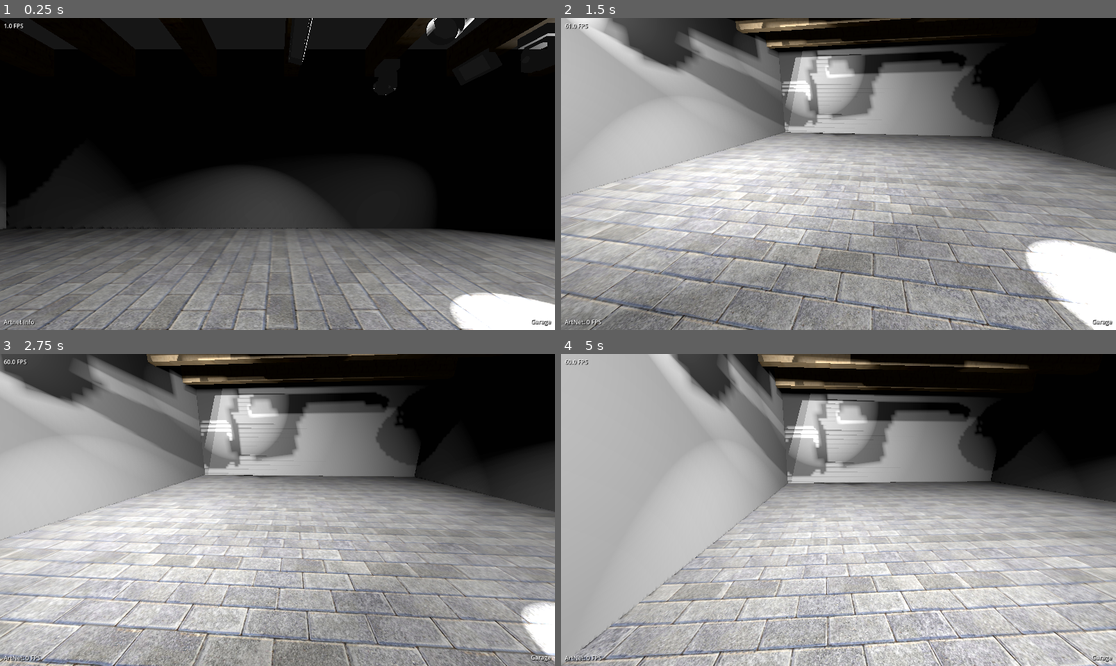
Above: before the commit, frames 1-4 (two rows, left to right).
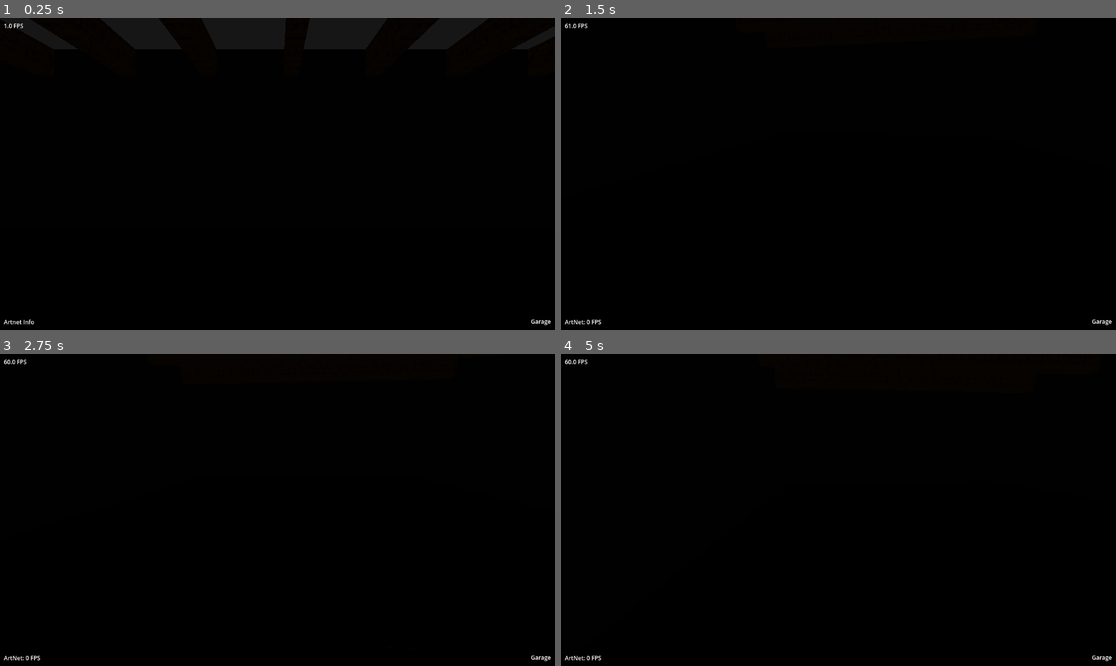
Above: after the commit, the same moments.

Repository: Loewe111/loe-vis-dmx
Game: Godot game, scene res://locations/garage.tscn
The game is run twice, just before and just after one commit, with the same random seed, the same clock (stepped at 60 frames per second) and the same inputs.
Inputs:
- Up to frame 1 (0.25 s): no input
- Up to frame 2 (1.5 s): tap Enter at 0.5 s; hold D (move_right) 0.53-1.28 s; tap Z (move_camera) at 0.6, 1.35 s; hold S (move_backward) from 1.28 s (still down)
- Up to frame 3 (2.75 s): release S (move_backward) at 2.03 s; hold D (move_right) from 2.03 s (still down); tap Z (move_camera) at 2.1 s
- Up to frame 4 (5 s): release D (move_right) at 2.78 s; hold W (move_forward) 2.78-3.53 s; tap Z (move_camera) at 2.85, 3.6, 4.35 s; hold A (move_left) from 3.53 s (still down)

The runs differ from the first frame. In frame 1, 40% of the frame differs, in the area x 0-100%, y 0-100%; in frame 2, 88%; in frame 3, 86%; in frame 4, 87%.
Error after the commit: Parse Error: Cannot find member "MOVING_HEAD" in base "FixtureProfile.FixtureType". (res://core/fixture.gd:132)

Commit message:
remap fixture types and channel types

Diff:
--- a/core/resources/fixture_profile.gd
+++ b/core/resources/fixture_profile.gd
@@ -9,16 +9,16 @@
 @export var description: String
 
 enum FixtureType {
-	COLOR_CHANGER,
-	DIMMER,
-	MOVING_HEAD,
-	FLOWER,
-	STROBE,
-	BAR,
-	SPIDER,
-	FOGGER,
-	LASER,
-	MIRROR_BALL,
+	DIMMER = 0x00,
+	COLOR_CHANGER = 0x01,
+	STROBE = 0x02,
+	BAR = 0x03,
+	MOVING_HEAD_SPOT = 0x10,
+	MOVING_HEAD_WASH = 0x11,
+	MOVING_HEAD_BEAM = 0x12,
+	SPIDER = 0x13,
+	FLOWER = 0x20,
+	FOGGER = 0x30,
 }
 
 @export var fixture_type: FixtureType = FixtureType.COLOR_CHANGER
@@ -33,22 +33,24 @@
 @export_group("DMX Channels")
 
 enum DMXChannelType {
-	NONE,
-	DIMMER,
-	STROBE,
-	COLOR_WHEEL,
-	COLOR_RED,
-	COLOR_GREEN,
-	COLOR_BLUE,
-	COLOR_WHITE,
-	PAN,
-	PAN_FINE,
-	TILT,
-	TILT_FINE,
-	GOBO,
-	FOG,
-	SPECIAL,
-	ROTATION,
+	NONE = 0x00,
+	DIMMER = 0x01,
+	STROBE = 0x02,
+	COLOR_WHEEL = 0x10,
+	COLOR_RED = 0x11,
+	COLOR_GREEN = 0x12,
+	COLOR_BLUE = 0x13,
+	COLOR_WHITE = 0x14,
+	COLOR_AMBER = 0x15,
+	COLOR_UV = 0x16,
+	PAN = 0x20,
+	PAN_FINE = 0x21,
+	TILT = 0x22,
+	TILT_FINE = 0x23,
+	ROTATION = 0x24,
+	GOBO = 0x30,
+	FOG = 0x40,
+	SPECIAL = 0x41,
 }
 
 @export var dmx_channels: Array[DMXChannelType]
--- a/fixtures/profiles/butterfly.tres
+++ b/fixtures/profiles/butterfly.tres
@@ -7,12 +7,12 @@
 manufacturer = "Lixada"
 name = "Butterfly"
 description = ""
-fixture_type = 3
+fixture_type = 32
 pan_range = 0
 pan_offset = 0
 tilt_range = 0
 tilt_offset = 0
-dmx_channels = Array[int]([1, 4, 5, 6, 2, 15, 0])
+dmx_channels = Array[int]([1, 17, 18, 19, 2, 36, 0])
 brightness = 100
 beam_angle = 50
 beam_focus = 0.5
--- a/fixtures/profiles/giga_bar_pix.tres
+++ b/fixtures/profiles/giga_bar_pix.tres
@@ -7,12 +7,12 @@
 manufacturer = "Varytec"
 name = "Giga Bar Pix 8"
 description = ""
-fixture_type = 5
+fixture_type = 3
 pan_range = 0
 pan_offset = 0
 tilt_range = 0
 tilt_offset = 0
-dmx_channels = Array[int]([4, 5, 6, 1, 2])
+dmx_channels = Array[int]([17, 18, 19, 1, 2])
 brightness = 100
 beam_angle = 50
 beam_focus = 0.0
--- a/fixtures/profiles/gobo_mh.tres
+++ b/fixtures/profiles/gobo_mh.tres
@@ -52,12 +52,12 @@
 manufacturer = "China"
 name = "Gobo MH"
 description = ""
-fixture_type = 2
+fixture_type = 16
 pan_range = 540
 pan_offset = 0
 tilt_range = 220
 tilt_offset = 110
-dmx_channels = Array[int]([8, 9, 10, 11, 3, 12, 2, 1, 0, 0, 0, 0])
+dmx_channels = Array[int]([32, 33, 34, 35, 16, 48, 2, 1, 0, 0, 0, 0])
 brightness = 100
 beam_angle = 15
 beam_focus = 0.5
--- a/fixtures/profiles/hero_wash.tres
+++ b/fixtures/profiles/hero_wash.tres
@@ -7,12 +7,12 @@
 manufacturer = "Varytec"
 name = "Hero Wash 715 HEX"
 description = ""
-fixture_type = 2
+fixture_type = 17
 pan_range = 540
 pan_offset = 0
 tilt_range = 190
 tilt_offset = 95
-dmx_channels = Array[int]([8, 9, 10, 11, 0, 1, 2, 4, 5, 6, 7, 0, 0, 0, 0, 0])
+dmx_channels = Array[int]([32, 33, 34, 35, 0, 1, 2, 17, 18, 19, 20, 21, 22, 0, 0, 0])
 brightness = 120
 beam_angle = 35
 beam_focus = 0.0
--- a/fixtures/profiles/led_par.tres
+++ b/fixtures/profiles/led_par.tres
@@ -7,12 +7,12 @@
 manufacturer = "SHEDS"
 name = "RGBW LED PAR"
 description = "36W RGBW LED PAR"
-fixture_type = 0
+fixture_type = 1
 pan_range = 0
 pan_offset = 0
 tilt_range = 0
 tilt_offset = 0
-dmx_channels = Array[int]([1, 4, 5, 6, 7, 2, 0, 0])
+dmx_channels = Array[int]([1, 17, 18, 19, 20, 2, 0, 0])
 brightness = 100
 beam_angle = 10
 beam_focus = 1.0
--- a/fixtures/profiles/picospot.tres
+++ b/fixtures/profiles/picospot.tres
@@ -44,12 +44,12 @@
 manufacturer = "Fun Generation"
 name = "Picospot 45"
 description = ""
-fixture_type = 2
+fixture_type = 16
 pan_range = 540
 pan_offset = 0
 tilt_range = 200
 tilt_offset = 100
-dmx_channels = Array[int]([8, 10, 9, 11, 0, 3, 12, 1, 2])
+dmx_channels = Array[int]([32, 34, 33, 35, 0, 16, 48, 1, 2])
 brightness = 100
 beam_angle = 13
 beam_focus = 0.5
--- a/fixtures/profiles/wild_wash.tres
+++ b/fixtures/profiles/wild_wash.tres
@@ -7,12 +7,12 @@
 manufacturer = "Stairville"
 name = "Wild Wash 132 RGB"
 description = ""
-fixture_type = 4
+fixture_type = 2
 pan_range = 0
 pan_offset = 0
 tilt_range = 0
 tilt_offset = 0
-dmx_channels = Array[int]([1, 2, 4, 5, 6, 0])
+dmx_channels = Array[int]([1, 2, 17, 18, 19, 0])
 brightness = 100
 beam_angle = 50
 beam_focus = 0.5
